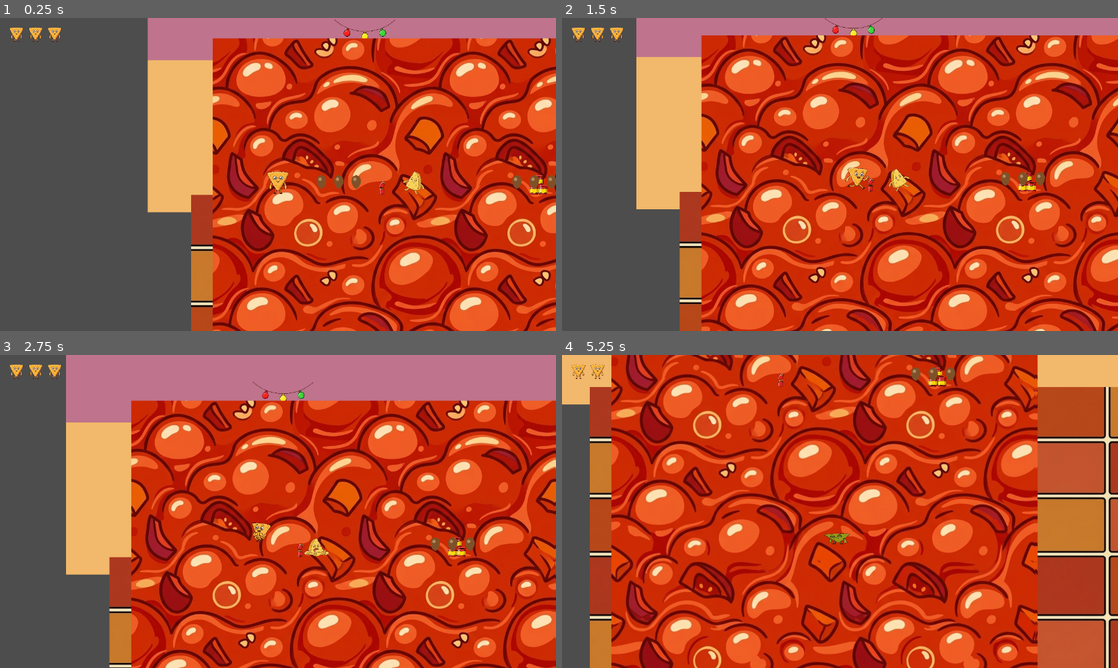
Above: before the commit, frames 1-4 (two rows, left to right).
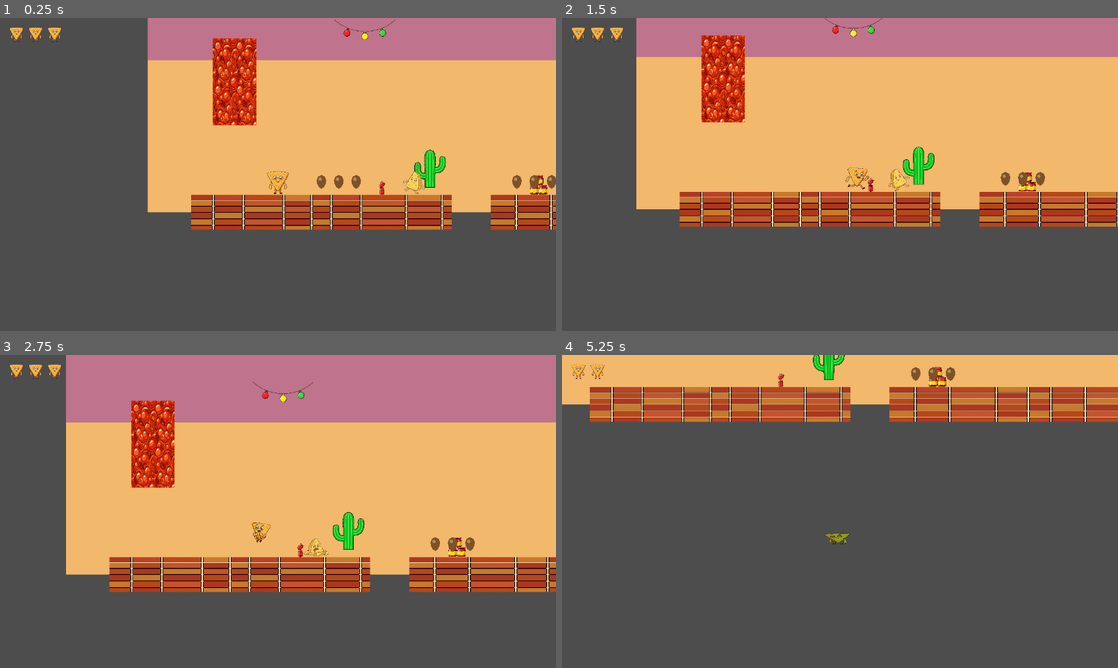
Above: after the commit, the same moments.

Repository: polkfarody/cornchipday
Game: Godot game, scene res://scenes/Level1.tscn
The game is run twice, just before and just after one commit, with the same random seed, the same clock (stepped at 60 frames per second) and the same inputs.
Inputs:
- Up to frame 1 (0.25 s): no input
- Up to frame 2 (1.5 s): tap Enter (ui_accept) at 0.5, 0.77 s; hold Right (ui_right) from 0.53 s (still down)
- Up to frame 3 (2.75 s): tap Enter (ui_accept) at 1.52 s; release Right (ui_right) at 2.03 s; hold Left (ui_left) from 2.03 s (still down)
- Up to frame 4 (5.25 s): release Left (ui_left) at 2.78 s; hold Right (ui_right) 2.78-4.28 s; tap Enter (ui_accept) at 3.02, 3.77, 4.52 s; hold Left (ui_left) 4.28-5.03 s; hold Right (ui_right) from 5.03 s (still down)

The runs differ from the first frame. In frame 1, 58% of the frame differs, in the area x 34-100%, y 6-100%; in frame 2, 71%; in frame 3, 65%; in frame 4, 91%, in the area x 5-100%, y 0-100%.

Commit message:
Fix ground/hazard TextureRect sizing (missing expand_mode=1)

Diff:
--- a/scenes/Level1.tscn
+++ b/scenes/Level1.tscn
@@ -151,6 +151,7 @@
 offset_right = 300.0
 offset_bottom = 40.0
 texture = ExtResource("15_ground_tile")
+expand_mode = 1
 
 [node name="GroundB" type="StaticBody2D" parent="."]
 position = Vector2(935, 400)
@@ -164,6 +165,7 @@
 offset_right = 345.0
 offset_bottom = 40.0
 texture = ExtResource("15_ground_tile")
+expand_mode = 1
 
 [node name="GroundC" type="StaticBody2D" parent="."]
 position = Vector2(1725, 400)
@@ -177,6 +179,7 @@
 offset_right = 355.0
 offset_bottom = 40.0
 texture = ExtResource("15_ground_tile")
+expand_mode = 1
 
 [node name="GroundD" type="StaticBody2D" parent="."]
 position = Vector2(2535, 400)
@@ -190,6 +193,7 @@
 offset_right = 365.0
 offset_bottom = 40.0
 texture = ExtResource("15_ground_tile")
+expand_mode = 1
 
 [node name="GroundArena" type="StaticBody2D" parent="."]
 position = Vector2(3400, 400)
@@ -238,6 +242,7 @@
 offset_right = 45.0
 offset_bottom = 200.0
 texture = ExtResource("16_hazard_fill")
+expand_mode = 1
 
 [node name="HazardFill2" type="TextureRect" parent="."]
 position = Vector2(1325, 360)
@@ -246,6 +251,7 @@
 offset_right = 45.0
 offset_bottom = 200.0
 texture = ExtResource("16_hazard_fill")
+expand_mode = 1
 
 [node name="HazardFill3" type="TextureRect" parent="."]
 position = Vector2(2125, 360)
@@ -254,6 +260,7 @@
 offset_right = 45.0
 offset_bottom = 200.0
 texture = ExtResource("16_hazard_fill")
+expand_mode = 1
 
 [node name="HazardFill4" type="TextureRect" parent="."]
 position = Vector2(2950, 360)
@@ -262,6 +269,7 @@
 offset_right = 50.0
 offset_bottom = 200.0
 texture = ExtResource("16_hazard_fill")
+expand_mode = 1
 
 [node name="JumpObstacleSmall1" type="StaticBody2D" parent="."]
 position = Vector2(340, 344)
--- a/scenes/Level2.tscn
+++ b/scenes/Level2.tscn
@@ -129,6 +129,7 @@
 offset_right = 300.0
 offset_bottom = 40.0
 texture = ExtResource("12_ground_tile")
+expand_mode = 1
 
 [node name="GroundB" type="StaticBody2D" parent="."]
 position = Vector2(945, 400)
@@ -142,6 +143,7 @@
 offset_right = 355.0
 offset_bottom = 40.0
 texture = ExtResource("12_ground_tile")
+expand_mode = 1
 
 [node name="GroundC" type="StaticBody2D" parent="."]
 position = Vector2(1795, 400)
@@ -163,6 +165,7 @@
 offset_right = 45.0
 offset_bottom = 200.0
 texture = ExtResource("13_hazard_fill")
+expand_mode = 1
 
 [node name="HazardFill2" type="TextureRect" parent="."]
 position = Vector2(1345, 360)
@@ -171,6 +174,7 @@
 offset_right = 45.0
 offset_bottom = 200.0
 texture = ExtResource("13_hazard_fill")
+expand_mode = 1
 
 [node name="JumpObstacleSmall1" type="StaticBody2D" parent="."]
 position = Vector2(340, 344)
